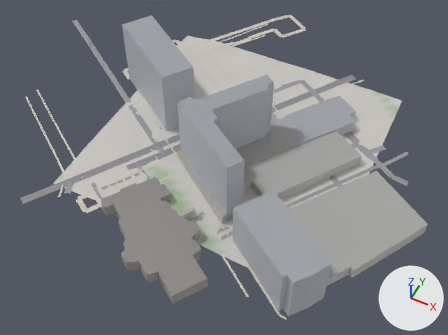
Two versions of the glTF model game/world/tile_-5_1.glb, one commit apart.
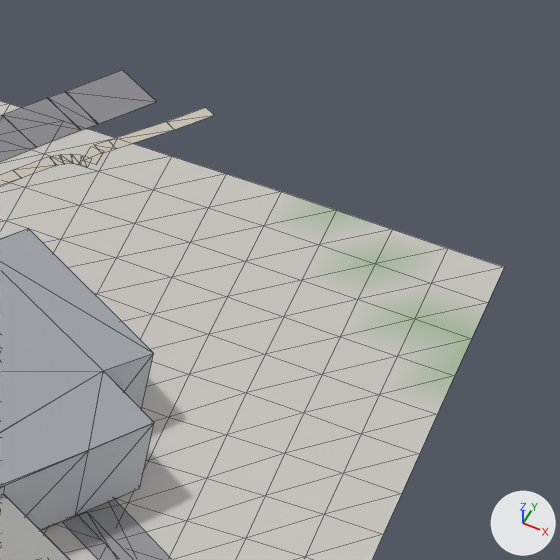
Old and new are each drawn whole from a 50 mm camera at (-974.0, -773.0, 459.0) aimed at (-1155.0, -411.0, 6.0) and again close up on the part from 75% to 91% of the width and 20% to 42% of the height. The lights are fixed; the arrows at lower right show +X, +Y and +Z. The first two pictures are the older version. The close-ups show mesh edges as thin lines. Where no turn or scale is listed for an object, it has been applied to the vertices.

Before the edit, the objects in view are built like this:
```python
me_buildings = bpy.data.meshes.new('buildings')
me_buildings.from_pydata(...)  # 486 vertices, 756 faces; spans x -1297.0..-960.0, y -571.0..-288.0, z 15.0..91.0
me_buildings.materials.append(mat_defaultmaterial)
me_roads = bpy.data.meshes.new('roads')
me_roads.from_pydata(...)  # 1805 vertices, 1008 faces; spans x -1415.0..-988.0, y -544.0..-167.0, z 14.0..25.0
me_roads.materials.append(mat_defaultmaterial_001)
me_terrain = bpy.data.meshes.new('terrain')
me_terrain.from_pydata(...)  # 1089 vertices, 2048 faces; spans x -1280.0..-1024.0, y -512.0..-256.0, z 14.0..25.0
me_terrain.materials.append(mat_defaultmaterial_002)
ob_buildings = bpy.data.objects.new('buildings', me_buildings)
ob_buildings.location = (0.0, 0.0, 0.0)
ob_roads = bpy.data.objects.new('roads', me_roads)
ob_roads.location = (0.0, 0.0, 0.0)
ob_terrain = bpy.data.objects.new('terrain', me_terrain)
ob_terrain.location = (0.0, 0.0, 0.0)
```
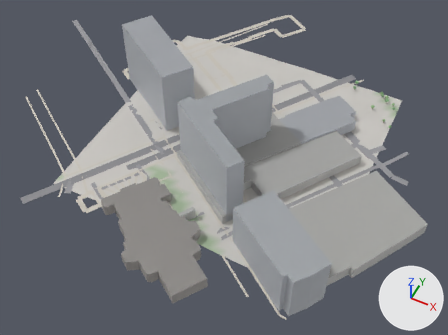
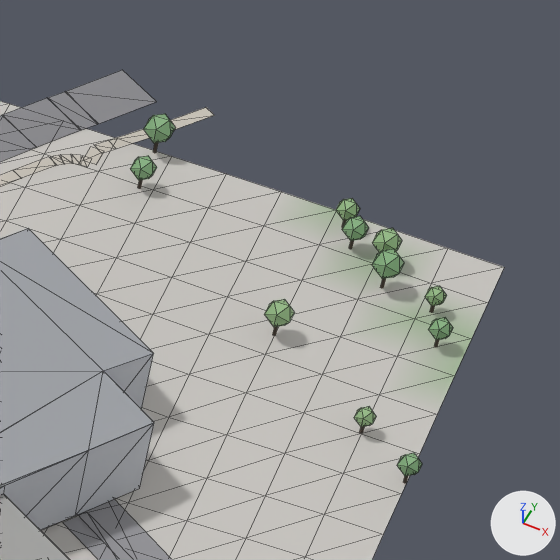
Location of each change, (x1, y1, x2, y2) in pixels of the close-ups (560 x 560 px):
```json
{"object": "props", "change": "added", "after": [130, 114, 453, 483]}
```

Scene script edits in JSON lines:
```json
{"op": "add", "block": "me_props", "code": ["me_props = bpy.data.meshes.new('props')", "me_props.from_pydata(...)  # 264 vertices, 440 faces; spans x -1076.3..-1022.8, y -303.3..-254.3, z 19.6..28.5", "me_props.materials.append(mat_defaultmaterial_002)"]}
{"op": "add", "block": "ob_props", "code": ["ob_props = bpy.data.objects.new('props', me_props)", "ob_props.location = (0.0, 0.0, 0.0)"]}
```
